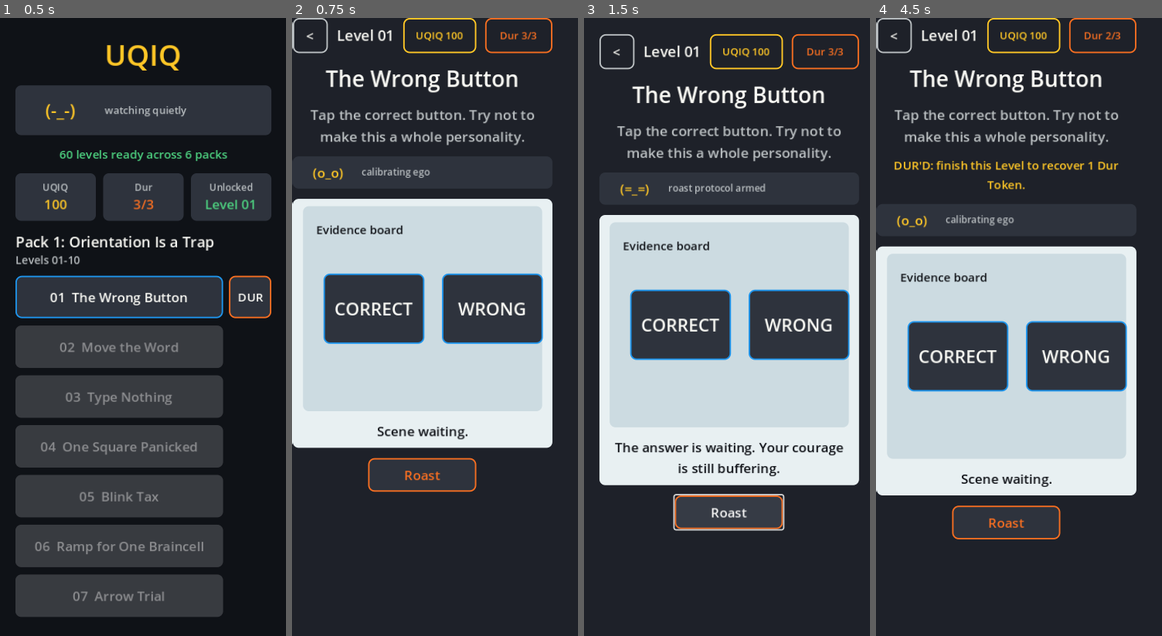
Above: before the commit, frames 1-4 (left to right).
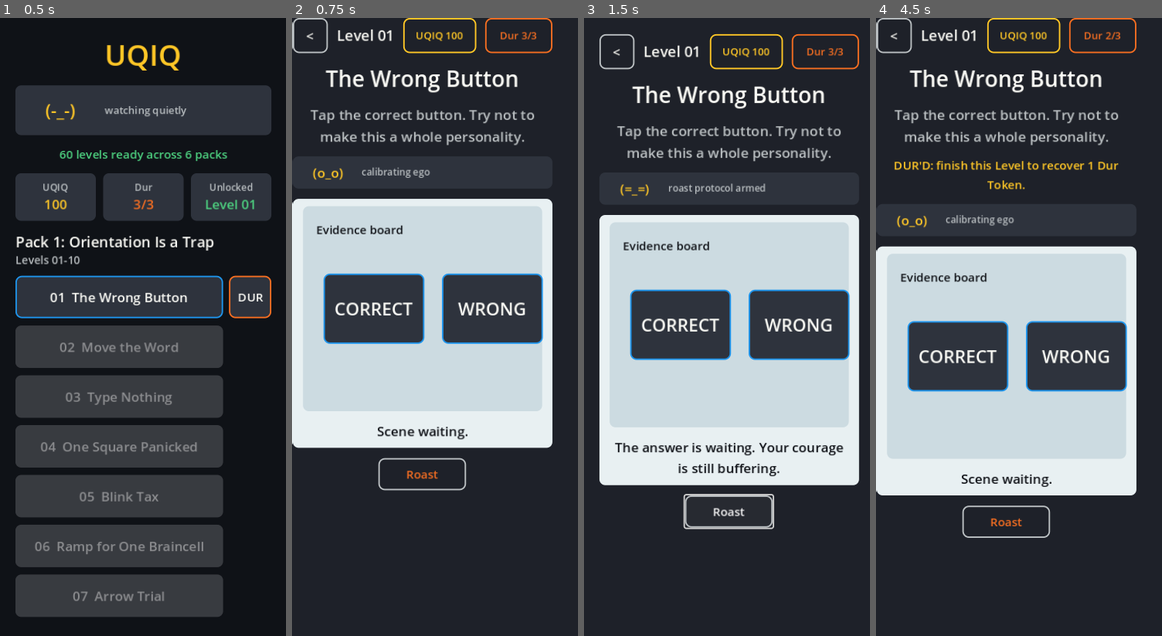
Above: after the commit, the same moments.

Repository: scwlkr/UQIQ
Game: Godot game, scene res://scenes/Main.tscn
Same seed, same stepped clock (60 frames per second), same inputs: the game is played once before the commit and once after it.
Inputs:
- Up to frame 1 (0.5 s): no input
- Up to frame 2 (0.75 s): click "01 The Wrong Button" at 0.5 s
- Up to frame 3 (1.5 s): click "Roast" at 1.25 s
- Up to frame 4 (4.5 s): click "Roast" at 2 s; click "<" at 2.75 s; click "DUR" at 3.5 s; click "01 The Wrong Button | DUR'D -…" at 4.25 s

Frame 1 is identical in both runs. In frame 2, 0.6% of the frame differs, in the area x 26-65%, y 71-77%; in frame 3, 1.0%, in the area x 31-71%, y 77-83%; in frame 4, 0.5%.

Commit message:
Quiet play screen Roast action

Diff:
--- a/scripts/main.gd
+++ b/scripts/main.gd
@@ -523,9 +523,10 @@
 	actions.add_theme_constant_override("separation", 10)
 	root.add_child(actions)
 
-	var roast_button := _make_button("Roast", COLOR_PANEL_ALT, Vector2(148, 46))
+	var roast_button := _make_button("Roast", COLOR_PANEL, Vector2(120, 42))
+	roast_button.add_theme_font_size_override("font_size", 16)
 	roast_button.add_theme_color_override("font_color", COLOR_ORANGE)
-	_apply_button_frame(roast_button, COLOR_ORANGE)
+	_apply_button_frame(roast_button, COLOR_MUTED, COLOR_PANEL)
 	roast_button.pressed.connect(Callable(self, "_handle_roast_action"))
 	actions.add_child(roast_button)
 
--- a/scripts/verify_issue_23_ui_readability.gd
+++ b/scripts/verify_issue_23_ui_readability.gd
@@ -49,10 +49,12 @@
 
 	_main.call("_show_play_screen", _level_by_number(41))
 	_assert_play_header_metrics_visible("Memory Flash Play Screen")
+	_assert_roast_control_secondary("Memory Flash Play Screen")
 	_assert_text_controls("Memory Flash Play Screen")
 
 	_main.call("_show_play_screen", _level_by_number(51))
 	_assert_play_header_metrics_visible("Physics Draw Play Screen")
+	_assert_roast_control_secondary("Physics Draw Play Screen")
 	_assert_text_controls("Physics Draw Play Screen")
 
 	var level := _level_by_number(1)
@@ -79,6 +81,15 @@
 
 	var chip := label.get_parent() as Control
 	_require(chip != null and chip.custom_minimum_size.x >= minimum_width, "%s %s chip should be wide enough." % [context, text])
+
+
+func _assert_roast_control_secondary(context: String) -> void:
+	var roast_button := _button_with_exact_text(_main, "Roast")
+	_require(roast_button != null, "%s should expose the Roast control." % context)
+	if roast_button == null:
+		return
+	_require(roast_button.custom_minimum_size.x <= 120 and roast_button.custom_minimum_size.y <= 42, "%s Roast control should stay visually secondary." % context)
+	_require(roast_button.get_theme_font_size("font_size") <= 16, "%s Roast control should use secondary-sized text." % context)
 
 
 func _collect_text_controls(node: Node, context: String) -> void:
@@ -124,6 +135,16 @@
 	return null
 
 
+func _button_with_exact_text(node: Node, text: String) -> Button:
+	if node is Button and str(node.text) == text:
+		return node as Button
+	for child in node.get_children():
+		var button := _button_with_exact_text(child, text)
+		if button != null:
+			return button
+	return null
+
+
 func _level_by_number(level_number: int) -> Dictionary:
 	var level := _loader.find_level_by_number(_pack_set, level_number)
 	_require(not level.is_empty(), "Level %d should exist in default packs." % level_number)
Binary file changed: docs/app-store/screenshots/02_level_01_play.png
Binary file changed: docs/app-store/screenshots/03_pattern_grid.png
Binary file changed: docs/app-store/screenshots/04_memory_flash.png
Binary file changed: docs/app-store/screenshots/05_physics_draw.png
Binary file changed: docs/app-store/screenshots/07_drag_logic.png
Binary file changed: docs/app-store/screenshots/08_text_trap.png
